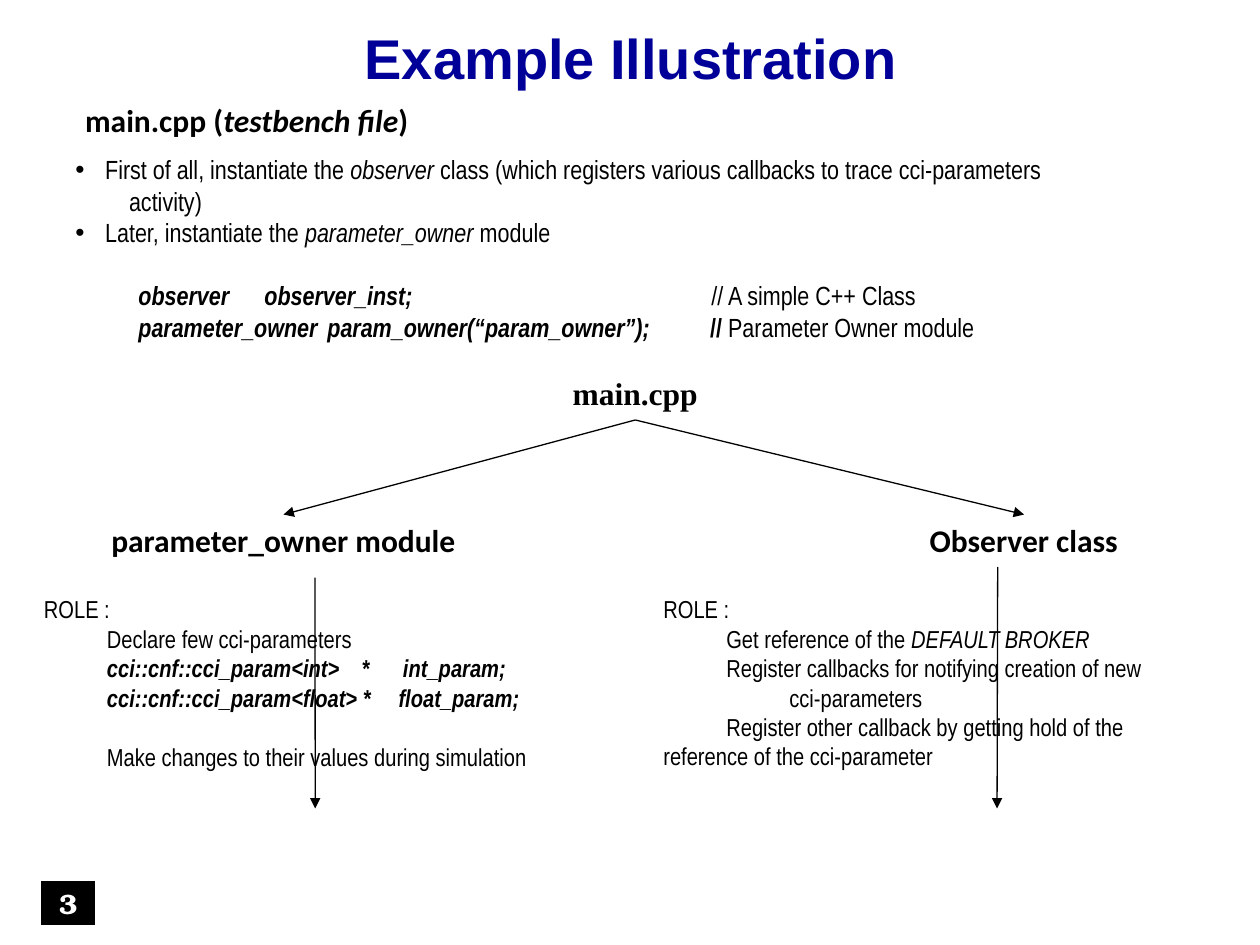
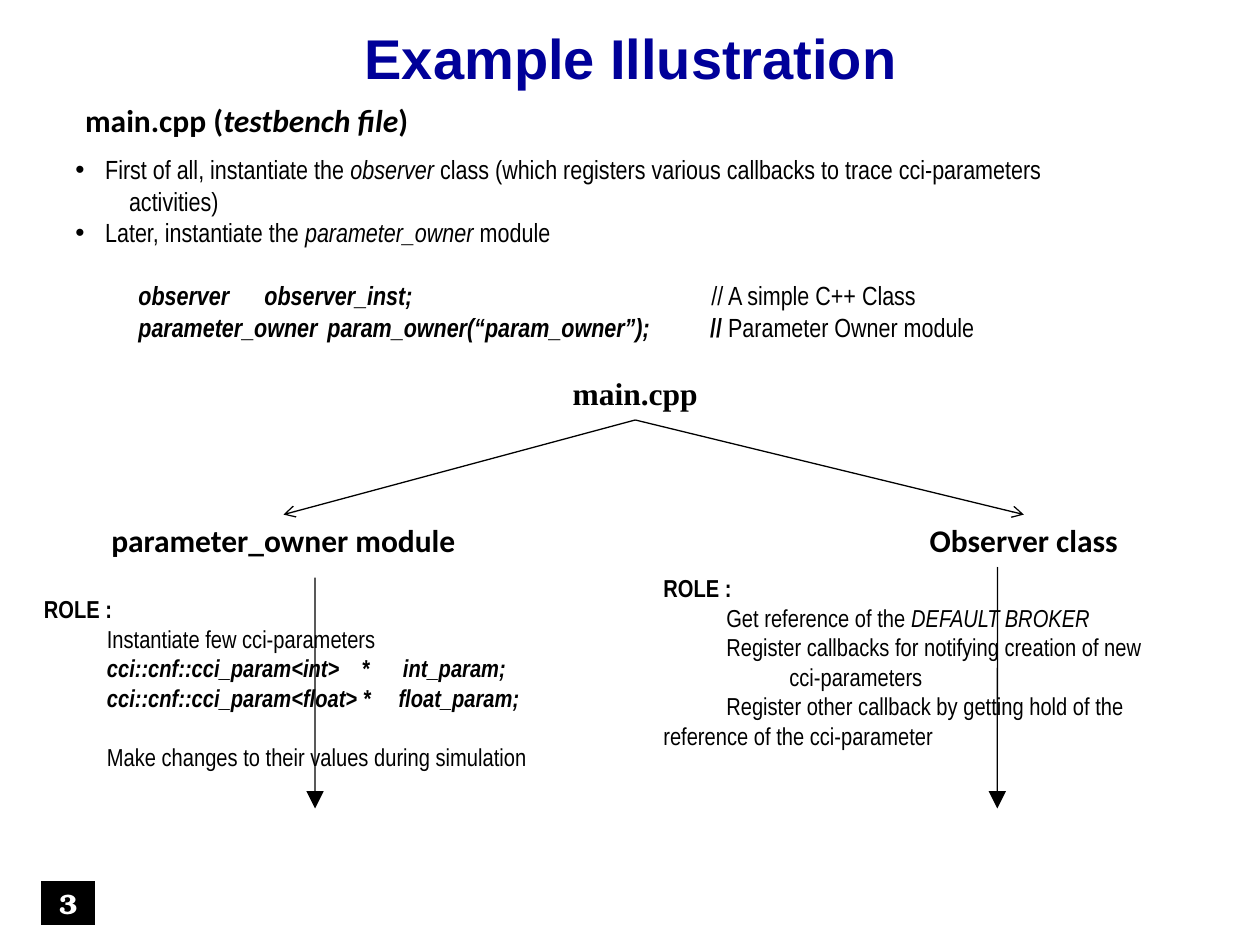
Before and after one commit to accellera-official/cci, a slide deck: slide 3 of examples/ex20_Tracing_Parameter_Activity/docs/ex20_Tracing_Parameter_Activity.ppt. Drawn at 1260x945 pixels with LibreOffice and Linux fonts; fonts in the diff are those of the drawing; background and template pictures are left out. Boxes give left, top, right and bottom in pixels: in the first picture for what was removed or moved away, otherwise in the second. Text is boxed around its words. In the diff, an @@ line names an element or a change of style, - is before the commit and + after.

Commit message:
Few Updates & Deletes
1.  Updates Section :
     a.  Updated ex#7 to demonstrate cci_value support for cci::cnf::cci_param by setting and querying
         their values using 'set_value' and 'get_value' APIs
     b.  Updated ex#20 in regard to the logging (code flow remains the same)

2.  Deletes Section :
     a.  Deleted all the local README.txt files within the examples (previously created for maintaining
         examples status)

1.  Updates Section :
     c.  Presentations for ex#7 and ex#20 updated accordingly

```diff
--- a/examples/ex20_Tracing_Parameter_Activity/docs/ex20_Tracing_Parameter_Activity.ppt
+++ b/examples/ex20_Tracing_Parameter_Activity/docs/ex20_Tracing_Parameter_Activity.ppt
@@ text at (105, 160, 1041, 216): text changed @@
-• First of all, instantiate the observer class (which registers various callbacks to trace cci-parameters
-  activity)
+• First of all, instantiate the observer class (which registers various callbacks to trace cci-parameters
+  activities)
@@ arrow (635, 420) - (284, 514): arrowheads changed @@
@@ arrow (635, 420) - (1024, 514): arrowheads changed @@
@@ text "ROLE : Get reference of ...": place and size @@
-text "ROLE : Get reference of ..." at (663, 601, 1141, 770)
+text "ROLE : Get reference of ..." at (663, 580, 1141, 750)
@@ text "ROLE : Get reference of ..." at (663, 580, 1141, 750): bold on in "ROLE :" @@
@@ text at (44, 601, 520, 713): text changed @@
-ROLE :
-Declare few cci-parameters
-cci::cnf::cci_param<int> * int_param;
-cci::cnf::cci_param<float> * float_param;
+ROLE :
+Instantiate few cci-parameters
+cci::cnf::cci_param<int> * int_param;
+cci::cnf::cci_param<float> * float_param;
```
Also in this commit, not shown: 10 other slides changed, 19 other files.
